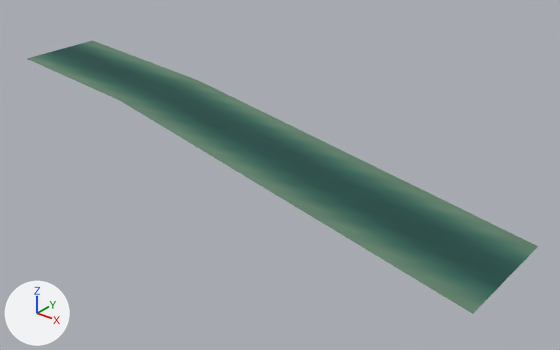
Before and after pictures for a commit that changed the glTF model games/yorimichi/assets/belmonte/meshes/SM_BM_BC_Water_5.glb.
Rendered twice from a camera (50 mm lens) standing at (1084.0, -408.0, 76.0) and looking at (920.0, -203.0, -51.0). The lights are fixed; the arrows at lower left show +X, +Y and +Z. The picture after the commit comes second.

Objects in the first picture: 'SM_BM_BC_Water_5'.
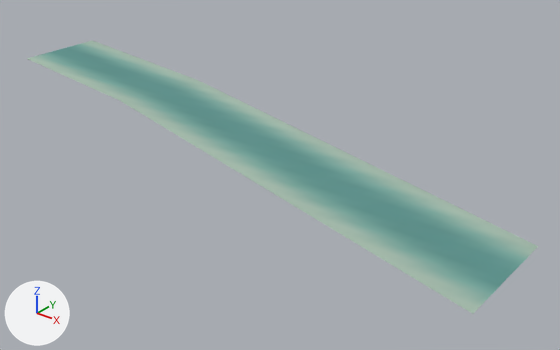
What differs and where, as boxes [x1, y1, x2, y2] in the pictures (560 x 350 px):
part 1 of me_sm_bc_water_5, recoloured: [45, 44, 525, 293] in both
part 2 of me_sm_bc_water_5, recoloured: [27, 40, 538, 314] in both
part 3 of me_sm_bc_water_5, recoloured: [38, 43, 531, 302] in both

What changed in the scene script:
```text
Change me_sm_bc_water_5:
    where me_sm_bc_water_5.from_pydata(...)  # 803 vertices, 1428 faces; spans x 768.0..1024.0, y -259.0..-166.0, z -35.0..-34.0
    used by ob_sm_bm_bc_water_5; location = (0.0, 0.0, 0.0)
    me_sm_bc_water_5 part 1: 658 faces centred in x 770.0..1023.0, y -246.0..-177.0, z -35.0..-34.0 are repainted in the vertex colours; the middle colour goes from dark cyan #1b4c46 to cyan #5c948f
    me_sm_bc_water_5 part 2: 458 faces centred in x 770.0..1023.0, y -257.0..-167.0, z -35.0..-34.0 are repainted in the vertex colours; the middle colour goes from greyish green #60816a to grey #a5bcad
    me_sm_bc_water_5 part 3: 312 faces centred in x 770.0..1023.0, y -253.0..-173.0, z -35.0..-34.0 are repainted in the vertex colours; the middle colour goes from dark green #3d6b5b to greyish green #86ada1
```
